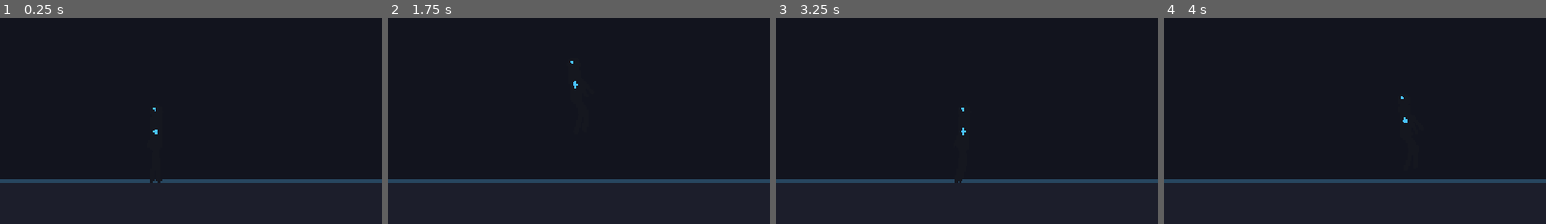
Above: before the commit, frames 1-4 (left to right).
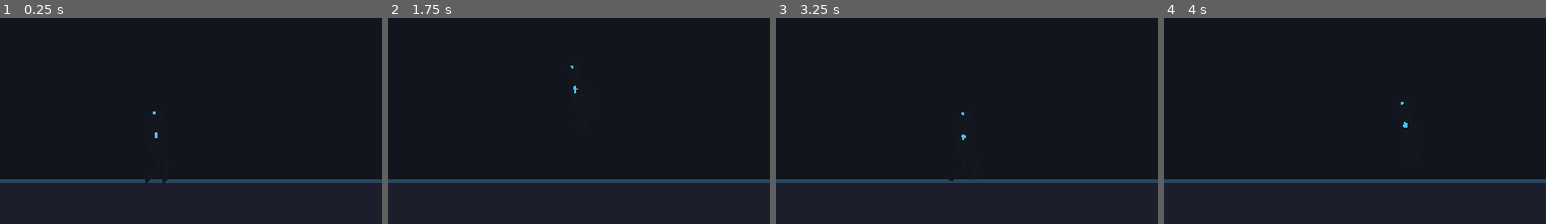
Above: after the commit, the same moments.

Repository: RJL-Marquez/RIVEN
Game: Godot game, scene res://scenes/Arena.tscn
Two runs of this game, one before a commit and one after it. Both use one fixed random seed, a clock stepped at 60 frames per second and the inputs below.
Inputs:
- Up to frame 1 (0.25 s): no input
- Up to frame 2 (1.75 s): tap Enter at 0.5 s; hold S (crouch) 0.53-1.28 s; hold D (move_right) from 0.53 s (still down); tap W (jump) at 0.77, 0.8, 1.07, 1.35, 1.52 s; tap S (crouch) at 1.55 s
- Up to frame 3 (3.25 s): tap W (jump) at 1.82, 2.3, 3.02 s; tap Space at 2 s; release D (move_right) at 2.03 s; hold A (move_left) 2.03-2.78 s; tap J (attack) at 2.1 s; hold D (move_right) from 2.78 s (still down); tap L (block) at 2.85 s; tap S (crouch) at 3.05 s
- Up to frame 4 (4 s): keep holding D (move_right); tap W (jump) at 3.32, 3.77, 3.8 s; hold S (crouch) from 3.53 s (still down)
The pictures show only the part of the screen within x 23-73%, y 41-91%; the shares and areas given below are measured in that part.

The runs differ from the first frame. In frame 1, 0.1% of the frame differs, in the area x 38-44%, y 43-81%; in frame 2, less than 0.1%; in frame 3, 0.1%; in frame 4, less than 0.1%.

Commit message:
Phase 1: plant feet with leg IK (ground is a hard boundary)
Rebuild the legs with 2-bone inverse kinematics. The rig origin sits on the
ground plane and the feet are planted on it; the hip height is what changes
(tall idle, low crouch) while the knees bend to reach. Nothing is ever drawn
below the ground, so it reads like a real 2D fighter.

- FighterRig: IK-driven legs with per-state hip height + planted foot targets;
  procedural footstep cycle for walk (feet lift, never dip below ground)
- Upper body stays forward-kinematics (torso/arms/head pose offsets)
- Re-anchor the Rig node to the fighter origin (ground) in Fighter.tscn

Co-Authored-By: Claude Opus 4.8 <noreply@anthropic.com>

Diff:
--- a/actors/fighter/Fighter.tscn
+++ b/actors/fighter/Fighter.tscn
@@ -15,6 +15,5 @@
 shape = SubResource("cap")
 
 [node name="Rig" type="Node2D" parent="."]
-position = Vector2(0, -60)
 script = ExtResource("2")
 accent_color = Color(0.286, 0.761, 1, 1)
--- a/actors/fighter/fighter_rig.gd
+++ b/actors/fighter/fighter_rig.gd
@@ -9,38 +9,47 @@
 ## ideal for silhouette limbs; detailed art can be skinned onto the same bones
 ## later, and weapons attach to a hand bone.
 ##
-## Poses are driven by set_anim(): each animation returns per-bone angle offsets
-## (degrees) from the rest pose, which are smoothed toward every frame.
+## GROUNDING: the rig origin sits on the ground plane (local y = 0). The legs
+## are driven by 2-bone inverse kinematics so the FEET stay planted on that
+## plane while the hip height changes (tall when idle, low when crouching).
+## Nothing is ever drawn below y = 0, so the ground reads as a hard boundary,
+## like a real 2D fighter. The upper body (torso, arms, head) uses simple
+## forward-kinematics pose offsets.
 
 @export var body_color: Color = Color("#15171f")
 @export var accent_color: Color = Color("#49c2ff")
 
+const THIGH := 30.0
+const SHIN := 30.0
+
 # name, parent (""=rig root), pos (offset from parent origin), rest angle (deg),
-# limb length, limb width. Angles: 0 = local +X; +90 points down (+Y).
+# limb length, limb width. Leg bone rotations are overridden each frame by IK.
 const BONES := [
-	{"name": "pelvis",          "parent": "",               "pos": Vector2.ZERO,   "rest": 0.0,   "len": 0.0,  "w": 0.0},
-	{"name": "torso",           "parent": "pelvis",         "pos": Vector2.ZERO,   "rest": -90.0, "len": 44.0, "w": 20.0},
-	{"name": "upper_arm_back",  "parent": "torso",          "pos": Vector2(38, 0), "rest": 185.0, "len": 22.0, "w": 7.0},
-	{"name": "lower_arm_back",  "parent": "upper_arm_back", "pos": Vector2(22, 0), "rest": 8.0,   "len": 20.0, "w": 6.0},
-	{"name": "upper_arm_front", "parent": "torso",          "pos": Vector2(38, 0), "rest": 175.0, "len": 22.0, "w": 7.0},
-	{"name": "lower_arm_front", "parent": "upper_arm_front","pos": Vector2(22, 0), "rest": 8.0,   "len": 20.0, "w": 6.0},
-	{"name": "upper_leg_back",  "parent": "pelvis",         "pos": Vector2.ZERO,   "rest": 95.0,  "len": 30.0, "w": 9.0},
-	{"name": "lower_leg_back",  "parent": "upper_leg_back", "pos": Vector2(30, 0), "rest": 0.0,   "len": 30.0, "w": 8.0},
-	{"name": "upper_leg_front", "parent": "pelvis",         "pos": Vector2.ZERO,   "rest": 85.0,  "len": 30.0, "w": 9.0},
-	{"name": "lower_leg_front", "parent": "upper_leg_front","pos": Vector2(30, 0), "rest": 0.0,   "len": 30.0, "w": 8.0},
+	{"name": "pelvis",          "parent": "",               "pos": Vector2.ZERO,   "rest": 0.0,   "len": 0.0,   "w": 0.0},
+	{"name": "torso",           "parent": "pelvis",         "pos": Vector2.ZERO,   "rest": -90.0, "len": 44.0,  "w": 20.0},
+	{"name": "upper_arm_back",  "parent": "torso",          "pos": Vector2(38, 0), "rest": 185.0, "len": 22.0,  "w": 7.0},
+	{"name": "lower_arm_back",  "parent": "upper_arm_back", "pos": Vector2(22, 0), "rest": 8.0,   "len": 20.0,  "w": 6.0},
+	{"name": "upper_arm_front", "parent": "torso",          "pos": Vector2(38, 0), "rest": 175.0, "len": 22.0,  "w": 7.0},
+	{"name": "lower_arm_front", "parent": "upper_arm_front","pos": Vector2(22, 0), "rest": 8.0,   "len": 20.0,  "w": 6.0},
+	{"name": "upper_leg_back",  "parent": "pelvis",         "pos": Vector2.ZERO,   "rest": 95.0,  "len": THIGH, "w": 9.0},
+	{"name": "lower_leg_back",  "parent": "upper_leg_back", "pos": Vector2(THIGH, 0), "rest": 0.0, "len": SHIN,  "w": 8.0},
+	{"name": "upper_leg_front", "parent": "pelvis",         "pos": Vector2.ZERO,   "rest": 85.0,  "len": THIGH, "w": 9.0},
+	{"name": "lower_leg_front", "parent": "upper_leg_front","pos": Vector2(THIGH, 0), "rest": 0.0, "len": SHIN,  "w": 8.0},
 ]
+
+const FK_BONES := ["torso", "upper_arm_back", "lower_arm_back", "upper_arm_front", "lower_arm_front", "head"]
 
 var bones := {}       # name -> Node2D
 var rest_rot := {}    # name -> float (radians)
 
 var _anim := "idle"
 var _phase := 0.0
-var _offsets := {}    # name -> current applied offset (deg)
-var _vert := 0.0
-var _base_y := 0.0
+var _offsets := {}                     # FK bone name -> current offset (deg)
+var _hip_h := 54.0                     # current hip height above the ground
+var _foot_front := Vector2(14, 0)      # current planted foot target (rig space)
+var _foot_back := Vector2(-14, 0)
 
 func _ready() -> void:
-	_base_y = position.y
 	_build()
 
 func set_anim(anim_name: String) -> void:
@@ -48,20 +57,105 @@
 
 func _process(delta: float) -> void:
 	_phase += delta
+
+	# --- Legs: inverse kinematics, feet planted on the ground plane ---
+	var lt := _leg_targets(_anim, _phase)
+	var ks := clampf(delta * 12.0, 0.0, 1.0)
+	_hip_h = lerp(_hip_h, float(lt["hip"]), ks)
+	_foot_front = _foot_front.lerp(lt["front"], ks)
+	_foot_back = _foot_back.lerp(lt["back"], ks)
+	bones["pelvis"].position.y = -_hip_h
+	_apply_leg("front", _foot_front)
+	_apply_leg("back", _foot_back)
+
+	# --- Upper body: forward-kinematics pose offsets ---
 	var targets := _targets_for(_anim, _phase)
-	var k := clampf(delta * 14.0, 0.0, 1.0)
-	for name in bones.keys():
-		if not rest_rot.has(name):
+	var kf := clampf(delta * 14.0, 0.0, 1.0)
+	for bone_name in FK_BONES:
+		if not rest_rot.has(bone_name):
 			continue
-		var cur: float = _offsets.get(name, 0.0)
-		var tgt: float = targets.get(name, 0.0)
-		cur = lerp(cur, tgt, k)
-		_offsets[name] = cur
-		bones[name].rotation = rest_rot[name] + deg_to_rad(cur)
-	_vert = lerp(_vert, _vert_for(_anim), clampf(delta * 12.0, 0.0, 1.0))
-	position.y = _base_y + _vert
-
-# ---------------------------------------------------------------- building ---
+		var cur: float = _offsets.get(bone_name, 0.0)
+		cur = lerp(cur, float(targets.get(bone_name, 0.0)), kf)
+		_offsets[bone_name] = cur
+		bones[bone_name].rotation = rest_rot[bone_name] + deg_to_rad(cur)
+
+# ------------------------------------------------------------- IK ---
+
+func _apply_leg(prefix: String, foot_rig: Vector2) -> void:
+	# Foot target is in rig space (y = 0 is the ground). Convert to the hip's
+	# local frame (the hip sits at height _hip_h above the ground).
+	var foot_local := Vector2(foot_rig.x, foot_rig.y + _hip_h)
+	var sol := _ik2(foot_local, THIGH, SHIN, 1.0)
+	bones["upper_leg_" + prefix].rotation = sol.x
+	bones["lower_leg_" + prefix].rotation = sol.y
+
+func _ik2(target: Vector2, l1: float, l2: float, knee_dir: float) -> Vector2:
+	# Returns Vector2(thigh_angle, shin_angle_relative). Knee bends toward
+	# knee_dir (+1 = forward for a right-facing fighter).
+	var d := clampf(target.length(), 0.001, l1 + l2 - 0.01)
+	var theta := atan2(target.y, target.x)
+	var a1 := acos(clampf((d * d + l1 * l1 - l2 * l2) / (2.0 * d * l1), -1.0, 1.0))
+	var a2 := acos(clampf((l1 * l1 + l2 * l2 - d * d) / (2.0 * l1 * l2), -1.0, 1.0))
+	return Vector2(theta - knee_dir * a1, knee_dir * (PI - a2))
+
+# ------------------------------------------------------------- targets ---
+
+func _leg_targets(anim: String, t: float) -> Dictionary:
+	# hip = hip height above ground; front/back = planted foot targets in rig
+	# space. Foot y is always <= 0 so nothing dips below the ground.
+	match anim:
+		"walk":
+			var p := t * 8.0
+			return {
+				"hip": 52.0,
+				"front": _foot_cycle(p, 12.0, 16.0, 12.0),
+				"back": _foot_cycle(p + PI, -12.0, 16.0, 12.0),
+			}
+		"crouch":
+			return {"hip": 30.0, "front": Vector2(20, 0), "back": Vector2(-20, 0)}
+		"jump":
+			return {"hip": 54.0, "front": Vector2(10, -10), "back": Vector2(-8, -16)}
+		"dash":
+			return {"hip": 50.0, "front": Vector2(20, 0), "back": Vector2(-24, 0)}
+		"land":
+			return {"hip": 42.0, "front": Vector2(16, 0), "back": Vector2(-16, 0)}
+		_:  # idle
+			return {"hip": 54.0, "front": Vector2(14, 0), "back": Vector2(-14, 0)}
+
+func _foot_cycle(p: float, center_x: float, stride: float, lift: float) -> Vector2:
+	var s := sin(p)
+	return Vector2(center_x + stride * s, -lift * maxf(0.0, s))
+
+func _targets_for(anim: String, t: float) -> Dictionary:
+	match anim:
+		"walk":
+			var sw := sin(t * 8.0)
+			return {
+				"upper_arm_back": -sw * 16.0,
+				"upper_arm_front": sw * 16.0,
+				"lower_arm_back": 6.0,
+				"lower_arm_front": 6.0,
+				"torso": 3.0,
+			}
+		"crouch":
+			return {"torso": 24.0, "upper_arm_back": -4.0, "upper_arm_front": -4.0}
+		"jump":
+			return {"upper_arm_back": -34.0, "upper_arm_front": -40.0, "torso": -4.0}
+		"dash":
+			return {"torso": 20.0, "upper_arm_back": 22.0, "upper_arm_front": -18.0}
+		"land":
+			return {"torso": 10.0}
+		_:  # idle — subtle breathing + light guard
+			var br := sin(t * 2.2) * 2.0
+			return {
+				"torso": br,
+				"upper_arm_back": 4.0 + br,
+				"upper_arm_front": 4.0 - br,
+				"lower_arm_back": 8.0,
+				"lower_arm_front": 8.0,
+			}
+
+# ------------------------------------------------------------- building ---
 
 func _build() -> void:
 	for b in BONES:
@@ -80,12 +174,11 @@
 			poly.z_as_relative = false
 			poly.z_index = _z_for(b["name"])
 			node.add_child(poly)
+	bones["pelvis"].position.y = -_hip_h
 	_decorate()
 
 func _decorate() -> void:
-	# Hip fill so the pelvis joint doesn't look hollow.
 	_add_poly(bones["pelvis"], _circle(11.0, Vector2.ZERO), body_color, 4)
-	# Head on the torso tip, with an accent eye.
 	var head := Node2D.new()
 	head.name = "head"
 	bones["torso"].add_child(head)
@@ -94,7 +187,6 @@
 	rest_rot["head"] = 0.0
 	_add_poly(head, _circle(11.0, Vector2(12, 0)), body_color, 13)
 	_add_poly(head, _circle(2.6, Vector2(16, -3)), accent_color, 22)
-	# Accent "core" gem on the chest — the per-fighter identity color.
 	_add_poly(bones["torso"], PackedVector2Array([
 		Vector2(22, -4), Vector2(28, 0), Vector2(22, 4), Vector2(16, 0)
 	]), accent_color, 23)
@@ -107,23 +199,23 @@
 	poly.z_index = z
 	parent_node.add_child(poly)
 
-func _z_for(name: String) -> int:
-	if "back" in name:
+func _z_for(bone_name: String) -> int:
+	if "back" in bone_name:
 		return 0
-	if "front" in name:
+	if "front" in bone_name:
 		return 10
 	return 5  # torso / pelvis
 
-# --------------------------------------------------------------- geometry ---
+# ------------------------------------------------------------- geometry ---
 
 func _capsule(length: float, width: float) -> PackedVector2Array:
 	var r := width * 0.5
 	var pts := PackedVector2Array()
 	var segs := 6
-	for i in range(segs + 1):  # start cap
+	for i in range(segs + 1):
 		var a := PI * 0.5 + PI * float(i) / segs
 		pts.append(Vector2(cos(a), sin(a)) * r)
-	for i in range(segs + 1):  # end cap
+	for i in range(segs + 1):
 		var a := -PI * 0.5 + PI * float(i) / segs
 		pts.append(Vector2(length, 0) + Vector2(cos(a), sin(a)) * r)
 	return pts
@@ -134,75 +226,3 @@
 		var a := TAU * float(i) / 16.0
 		pts.append(center + Vector2(cos(a), sin(a)) * r)
 	return pts
-
-# -------------------------------------------------------------- poses ---
-
-func _targets_for(anim: String, t: float) -> Dictionary:
-	match anim:
-		"walk":
-			var sw := sin(t * 9.0)
-			return {
-				"upper_leg_back": sw * 24.0,
-				"upper_leg_front": -sw * 24.0,
-				"lower_leg_back": clampf(-sw, 0.0, 1.0) * 26.0 + 6.0,
-				"lower_leg_front": clampf(sw, 0.0, 1.0) * 26.0 + 6.0,
-				"upper_arm_back": -sw * 16.0,
-				"upper_arm_front": sw * 16.0,
-				"lower_arm_back": 6.0,
-				"lower_arm_front": 6.0,
-				"torso": 3.0,
-			}
-		"crouch":
-			return {
-				"torso": 24.0,
-				"upper_leg_back": 50.0,
-				"upper_leg_front": -50.0,
-				"lower_leg_back": 70.0,
-				"lower_leg_front": 70.0,
-				"upper_arm_back": -4.0,
-				"upper_arm_front": -4.0,
-			}
-		"jump":
-			return {
-				"upper_leg_back": -22.0,
-				"upper_leg_front": -30.0,
-				"lower_leg_back": 34.0,
-				"lower_leg_front": 40.0,
-				"upper_arm_back": -34.0,
-				"upper_arm_front": -40.0,
-				"torso": -4.0,
-			}
-		"dash":
-			return {
-				"torso": 20.0,
-				"upper_leg_back": 30.0,
-				"upper_leg_front": -26.0,
-				"lower_leg_back": 10.0,
-				"lower_leg_front": 18.0,
-				"upper_arm_back": 22.0,
-				"upper_arm_front": -18.0,
-			}
-		"land":
-			return {
-				"torso": 10.0,
-				"upper_leg_back": 14.0,
-				"upper_leg_front": -14.0,
-				"lower_leg_back": 16.0,
-				"lower_leg_front": 16.0,
-			}
-		_:  # idle — subtle breathing + light guard
-			var br := sin(t * 2.2) * 2.0
-			return {
-				"torso": br,
-				"upper_arm_back": 4.0 + br,
-				"upper_arm_front": 4.0 - br,
-				"lower_arm_back": 8.0,
-				"lower_arm_front": 8.0,
-			}
-
-func _vert_for(anim: String) -> float:
-	match anim:
-		"crouch": return 40.0
-		"land": return 10.0
-		"jump": return -2.0
-		_: return 0.0
